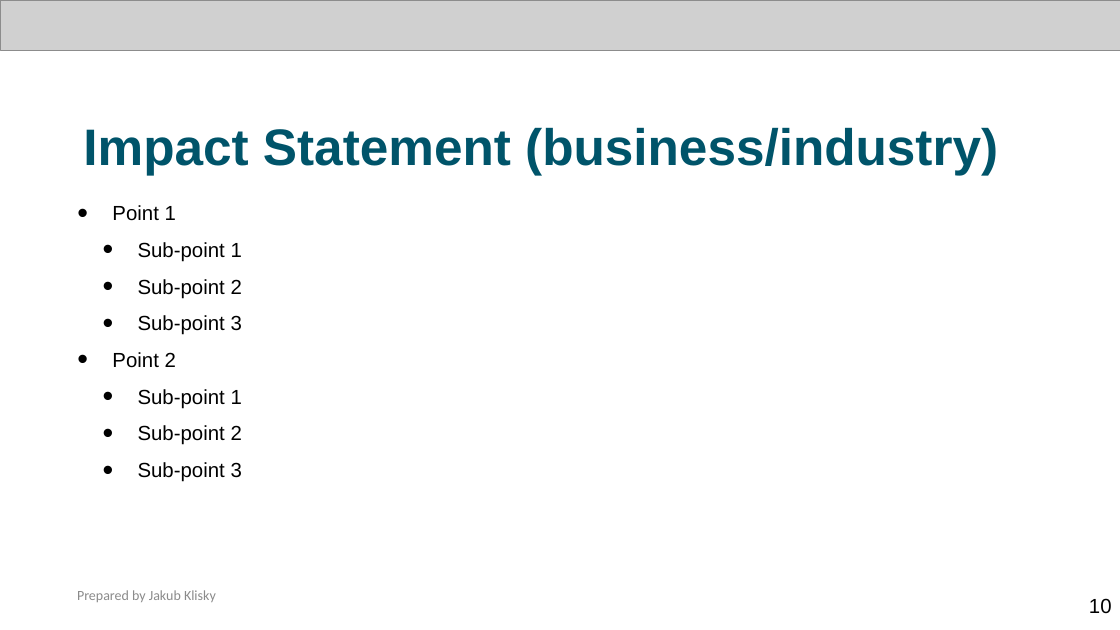
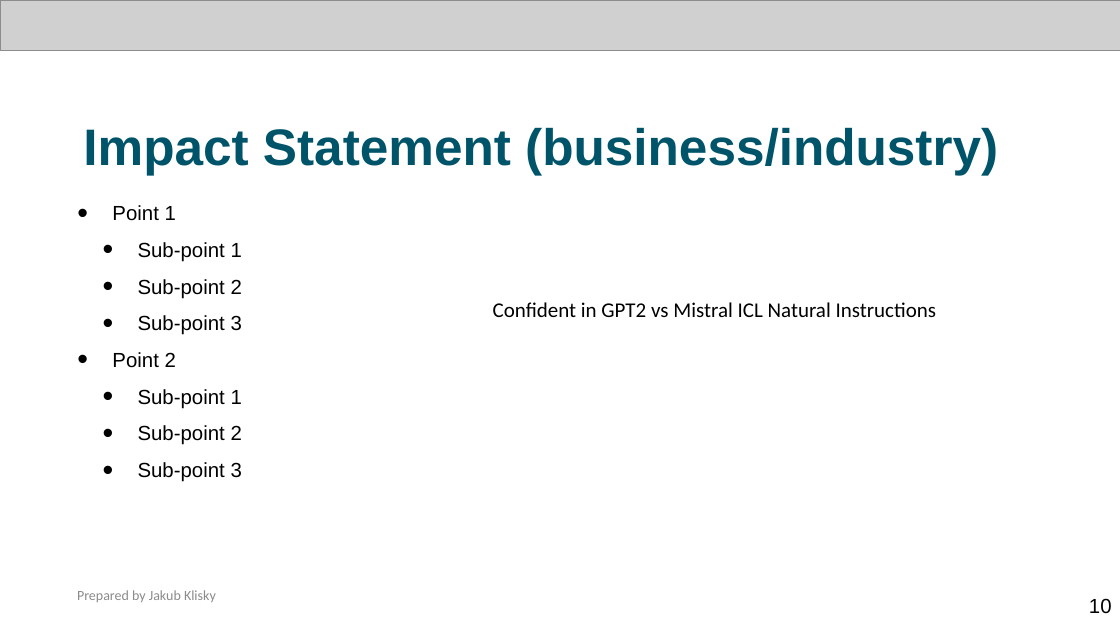
Before and after one commit to Zaki171/COMP0087-Group, a slide deck: slide 11 of report/nlp_ppt.pptx. Drawn at 1120x630 pixels with LibreOffice and Linux fonts; fonts in the diff are those of the drawing; grey boxes stand for pictures. Boxes give left, top, right and bottom in pixels: in the first picture for what was removed or moved away, otherwise in the second. Text is boxed around its words. In the diff, an @@ line names an element or a change of style, - is before the commit and + after.

Commit message:
updated natural instructions evaluation to test on multiple tasks

```diff
--- a/report/nlp_ppt.pptx
+++ b/report/nlp_ppt.pptx
@@ text added at (x1=493, y1=302, x2=936, y2=317), 18 pt, text #000000 @@
+Confident in GPT2 vs Mistral ICL Natural Instructions
```
Also in this commit, not shown: 17 other files.
